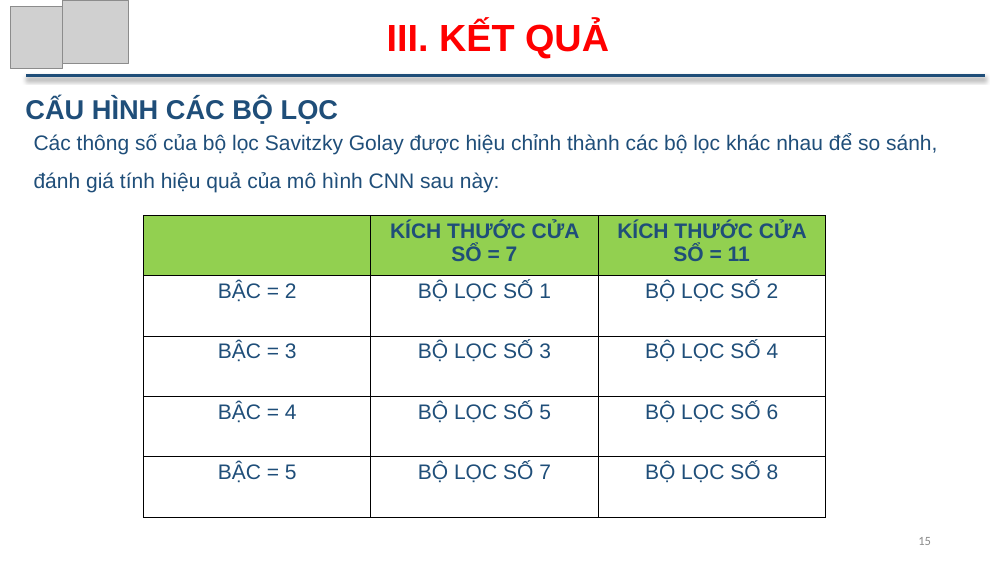
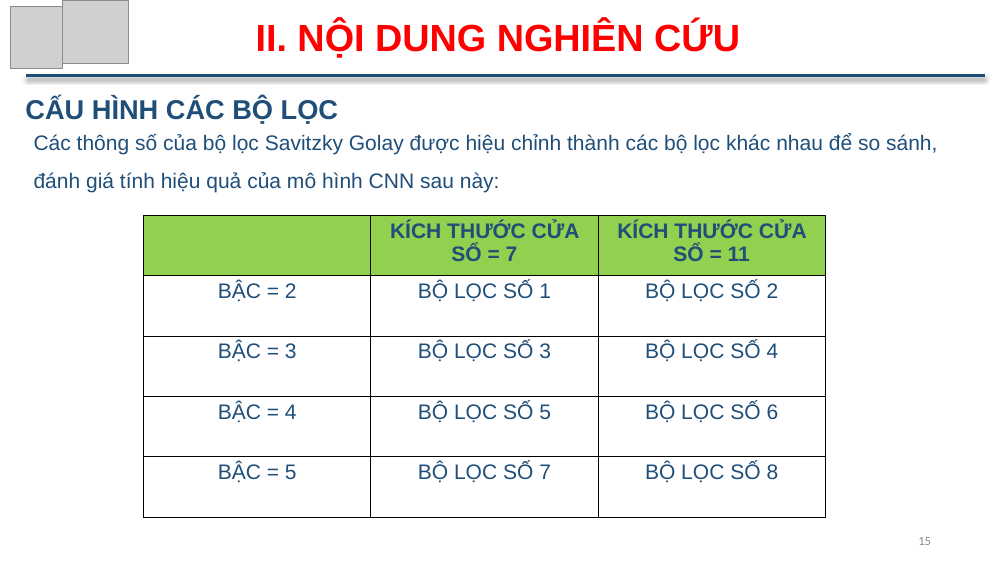
Before and after one commit to ThuTrongNguyen/Thesis, a slide deck: slide 15 of SlideBaoCao_NguyenTrongThu.pptx. Drawn at 1008x567 pixels with LibreOffice and Linux fonts; fonts in the diff are those of the drawing; grey boxes stand for pictures. Boxes give left, top, right and bottom in pixels: in the first picture for what was removed or moved away, otherwise in the second. Text is boxed around its words. In the diff, an @@ line names an element or a change of style, - is before the commit and + after.

```diff
--- a/SlideBaoCao_NguyenTrongThu.pptx
+++ b/SlideBaoCao_NguyenTrongThu.pptx
@@ text at [256,21,740,58]: text changed @@
-III. KẾT QUẢ
+II. NỘI DUNG NGHIÊN CỨU
```
Also in this commit, not shown: 19 other slides changed.
